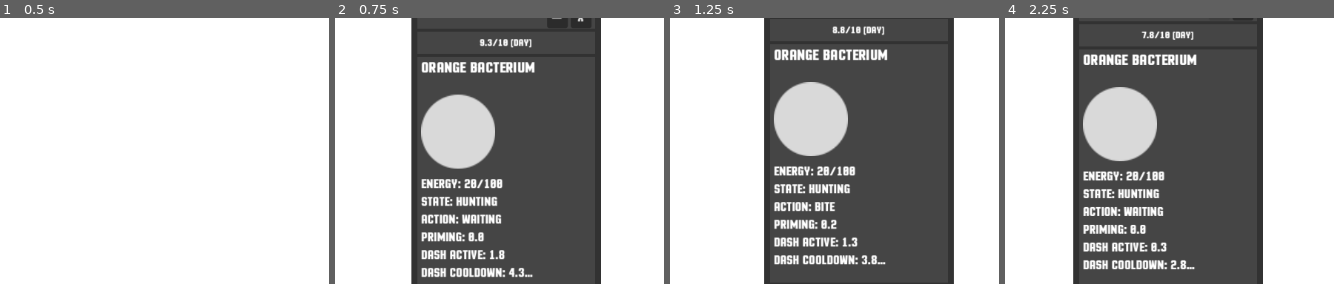
Above: before the commit, frames 1-4 (left to right).
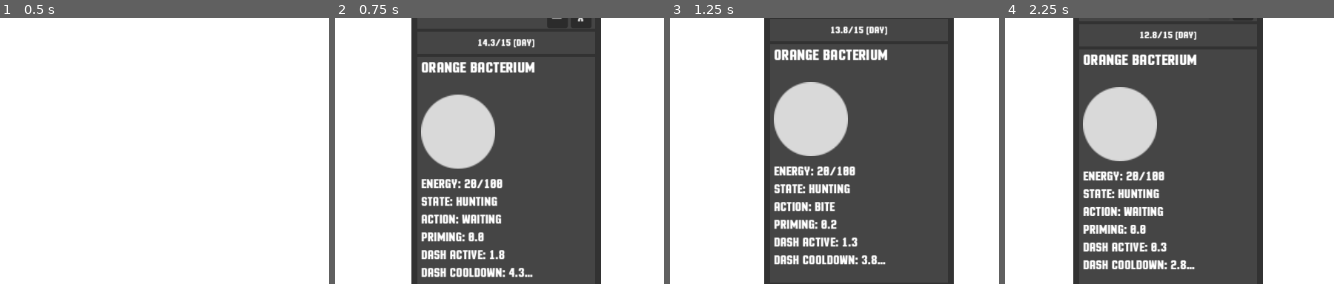
Above: after the commit, the same moments.

Repository: blekki/Bacteriostat
Game: Godot game, scene res://src/bacteriostat/bacteriostat.tscn
Same seed, same stepped clock (60 frames per second), same inputs: the game is played once before the commit and once after it.
Inputs (mouse positions are % of the whole screen's width and height, from its top left):
- Up to frame 1 (0.5 s): no input
- Up to frame 2 (0.75 s): tap Enter at 0.5 s; drag from (8, 53) to (33, 34) at 0.52 s
- Up to frame 3 (1.25 s): no input
- Up to frame 4 (2.25 s): click "—" at 1.25 s; click "—" at 2 s
The pictures show only the part of the screen within x 50-100%, y 24-74%; the shares and areas given below are measured in that part.

Frame 1 is identical in both runs. In frame 2, 0.4% of the frame differs, in the area x 43-61%, y 7-12%; in frame 3, 0.4%; in frame 4, 0.4%, in the area x 41-59%, y 4-9%.

Commit message:
Add a shader to represent season time:
- The shader changes world color (make it darker or lighter) after
changing time season.
- Change [Relationship] line colors.
- Make [Debug] unshadered. Now lines looks lite even in darkness.
- Rename shaders rectanges in [World].
- Add var’s to day and night timers.

Diff:
--- a/src/debug/debug.gd
+++ b/src/debug/debug.gd
@@ -18,7 +18,13 @@
 func _ready() -> void:
 	Singlton.click_on_object.connect(_on_click_on_object)
 	Singlton.remove_object.connect(_on_remove_object)
+
 	z_index = -1
+
+	# ignore shadow
+	var unshaded_material = CanvasItemMaterial.new()
+	unshaded_material.light_mode = CanvasItemMaterial.LIGHT_MODE_UNSHADED
+	material = unshaded_material
 
 func _process(_delta: float):
 	queue_redraw()
@@ -30,7 +36,6 @@
 		debug_mode = DEBUG_MODES.SINGLE
 	elif event.is_action_pressed("debug_full_mode"):
 		debug_mode = DEBUG_MODES.FULL
-
 
 func draw_record(layer: int):
 	for line in _layers.get(layer):
--- a/src/enums.gd
+++ b/src/enums.gd
@@ -14,8 +14,8 @@
 }
 
 const DEBUG_RELATIONSHIP_COLORS: Dictionary = {
-	RelationshipTypes.NONE: Color.DIM_GRAY,
-	RelationshipTypes.LURE: Color.YELLOW,
-	RelationshipTypes.PREY: Color.MEDIUM_SPRING_GREEN,
-	RelationshipTypes.PREDATOR: Color.RED,
+	RelationshipTypes.NONE: Color(0.0, 0.0, 0.0, 0.157),
+	RelationshipTypes.LURE: Color(1.0, 1.0, 0.0, 1.0),
+	RelationshipTypes.PREY: Color(0.0, 1.0, 0.408, 1.0),
+	RelationshipTypes.PREDATOR: Color(1.0, 0.0, 0.085, 1.0),
 }
--- a/src/world/world.gd
+++ b/src/world/world.gd
@@ -8,10 +8,16 @@
 const purple_bacteria_instance = preload("res://src/bacterium/purple_bacterium.tscn")
 const energy_cell_instance     = preload("res://src/energy_cell/energy_cell.tscn")
 
+@export var day_shader_color: Color = Color(1.0, 1.0, 1.0, 1.0);
+@export var night_shader_color: Color = Color(0.597, 0.702, 0.918, 1.0);
 var bacteria: Array[Bacterium] = []
 var energy_cells: Array[EnergyCell] = []
 
 # <> technical
+@onready var _season_shader: CanvasModulate = $SeasonShader
+@onready var _day_timer: Timer = $DayTimer
+@onready var _night_timer: Timer = $NightTimer
+var _season_animation: Tween = Tween.new()
 var _is_simulation_run: bool = true
 var _selected_object: CharacterBody2D = null
 
@@ -31,28 +37,28 @@
 	move_selected_object()
 
 func _process(_delta: float):
-	update_shaders()
+	rescale_shaders_rect()
 	if Singlton.is_day():
-		Singlton.season_continues = $Day.time_left
-		Singlton.season_duration = $Day.wait_time
+		Singlton.season_continues = _day_timer.time_left
+		Singlton.season_duration = _day_timer.wait_time
 	else:
-		Singlton.season_continues = $Night.time_left
-		Singlton.season_duration = $Night.wait_time
-
-func update_shaders():
+		Singlton.season_continues = _night_timer.time_left
+		Singlton.season_duration = _night_timer.wait_time
+
+func rescale_shaders_rect():
 	var cam = get_viewport().get_camera_2d()
 	var center = cam.get_screen_center_position()
 	var viewport_size = get_viewport_rect().size / cam.zoom
 
 	## Stretch shaders on the all window
-	var water = $Background/BackgroundTexture
-	var blur = $Background/BlurTexture
-	var wales = $Wales/WalesTexture
+	var water = $Background/BackgroundShader
+	var blur  = $Background/BlurShader
+	var wales = $Wales/WalesShader
 	water.position = center
+	blur.position  = center
+	wales.position = center
 	water.scale = viewport_size
-	blur.position = center
-	blur.scale = viewport_size
-	wales.position = center
+	blur.scale  = viewport_size
 	wales.scale = viewport_size
 
 func _setup_navigation_field():
@@ -121,8 +127,12 @@
 
 func set_simulation(enable: bool):
 	_is_simulation_run = enable
-	$Day.paused = not enable
-	$Night.paused = not enable
+	_day_timer.paused = not enable
+	_night_timer.paused = not enable
+
+	if enable:
+		_season_animation.play()
+	else: _season_animation.stop()
 
 	for b_unit in bacteria:
 		b_unit.set_physics_updating(enable)
@@ -134,6 +144,17 @@
 		const LERP_WEIGH: float = 0.2
 		var new_position: Vector2 = lerp(_selected_object.position, get_local_mouse_position(), LERP_WEIGH)
 		_selected_object.position = new_position
+
+func update_season_filter(target_color: Color):
+	if _season_animation:	# does already work
+		_season_animation.kill()
+
+	# create new animation
+	const DURATION: float = 2.0
+	_season_animation = create_tween()
+	_season_animation.tween_property(_season_shader, "color", target_color, DURATION)\
+		.set_trans(Tween.TRANS_SINE)\
+		.set_ease(Tween.EASE_IN_OUT)
 
 # <> create object section <>
 func add_to_scene_bacterium(bacterium: Bacterium):
@@ -212,14 +233,16 @@
 
 # time season configuration
 func _start_day():
-	$Night.stop()
+	_night_timer.stop()
 	Singlton.time_season = Enums.TimeSeasons.DAY
-	$Day.start()
+	update_season_filter(day_shader_color)
+	_day_timer.start()
 
 func _start_night():
-	$Day.stop()
+	_day_timer.stop()
 	Singlton.time_season = Enums.TimeSeasons.NIGHT
-	$Night.start()
+	update_season_filter(night_shader_color)
+	_night_timer.start()
 
 func _on_day_timeout():
 	_start_night()
--- a/src/world/world.tscn
+++ b/src/world/world.tscn
@@ -77,7 +77,7 @@
 z_index = -1
 position = Vector2(7.6293945e-06, 0)
 
-[node name="BackgroundTexture" type="Sprite2D" parent="Background" unique_id=772542168]
+[node name="BackgroundShader" type="Sprite2D" parent="Background" unique_id=772542168]
 z_index = -1
 material = SubResource("ShaderMaterial_l0av5")
 texture = ExtResource("3_43c6p")
@@ -174,7 +174,7 @@
 scale = Vector2(1000, 1000)
 copy_mode = 2
 
-[node name="BlurTexture" type="Sprite2D" parent="Background" unique_id=896647230]
+[node name="BlurShader" type="Sprite2D" parent="Background" unique_id=896647230]
 z_index = -1
 material = SubResource("ShaderMaterial_5kmgb")
 scale = Vector2(1000, 1000)
@@ -185,7 +185,7 @@
 [node name="ScreenBuffer" type="BackBufferCopy" parent="Wales" unique_id=521935515]
 copy_mode = 2
 
-[node name="WalesTexture" type="Sprite2D" parent="Wales" unique_id=948580909]
+[node name="WalesShader" type="Sprite2D" parent="Wales" unique_id=948580909]
 material = SubResource("ShaderMaterial_hg6dy")
 texture = ExtResource("3_43c6p")
 
@@ -218,13 +218,18 @@
 [node name="RightSide" type="CollisionShape2D" parent="Collision" unique_id=1742481543]
 shape = SubResource("RectangleShape2D_1a5qu")
 
-[node name="Day" type="Timer" parent="." unique_id=816259507]
-wait_time = 10.0
+[node name="SeasonShader" type="CanvasModulate" parent="." unique_id=359940514]
+show_behind_parent = true
+light_mask = 0
+visibility_layer = 0
+
+[node name="DayTimer" type="Timer" parent="." unique_id=816259507]
+wait_time = 15.0
 one_shot = true
 
-[node name="Night" type="Timer" parent="." unique_id=700263351]
-wait_time = 10.0
+[node name="NightTimer" type="Timer" parent="." unique_id=700263351]
+wait_time = 15.0
 one_shot = true
 
-[connection signal="timeout" from="Day" to="." method="_on_day_timeout"]
-[connection signal="timeout" from="Night" to="." method="_on_night_timeout"]
+[connection signal="timeout" from="DayTimer" to="." method="_on_day_timeout"]
+[connection signal="timeout" from="NightTimer" to="." method="_on_night_timeout"]
